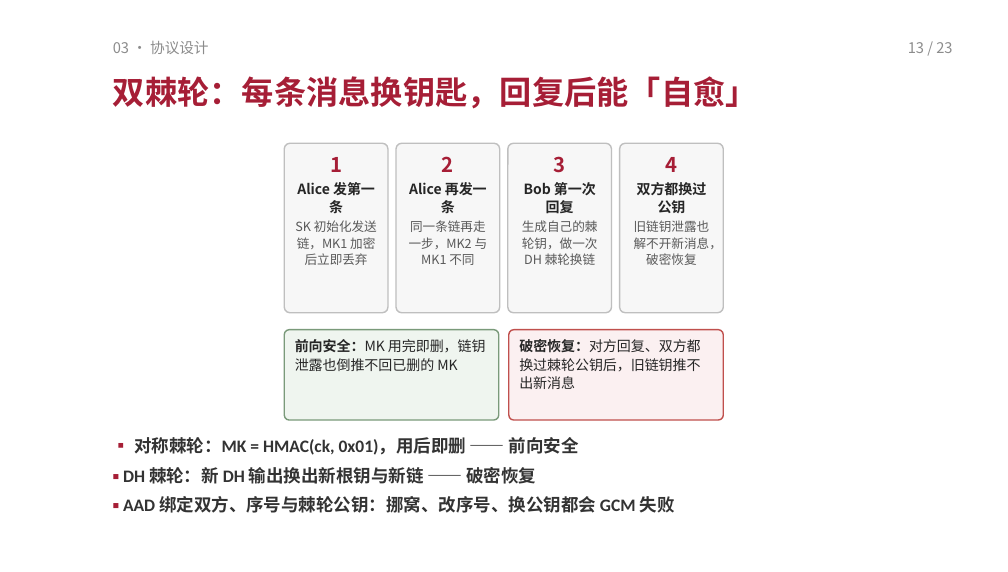
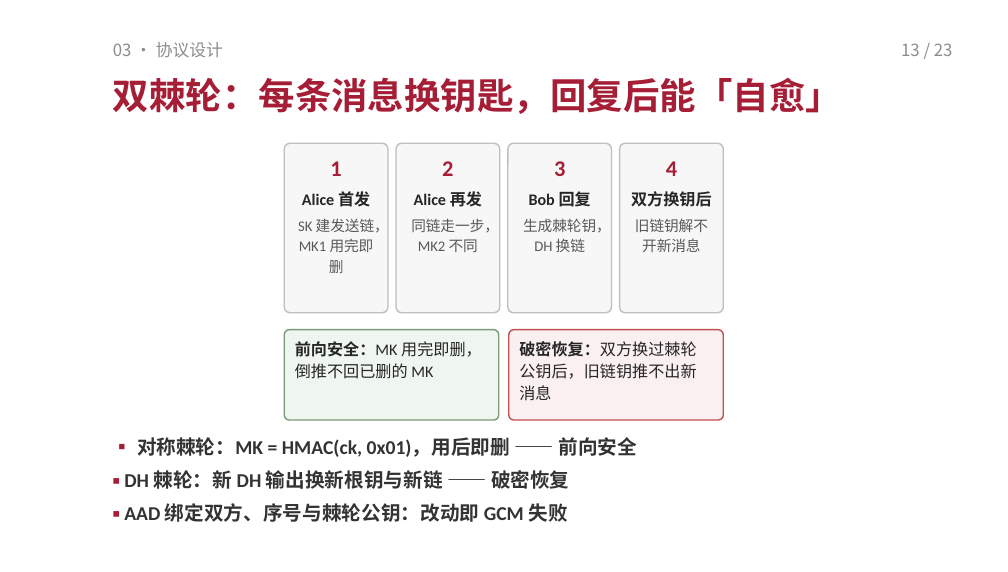
Before and after one commit to TomHaoZi/ECNUchat, a slide deck: slide 13 of 中期汇报/ECNUchat-中期汇报.pptx. Drawn at 1008x572 pixels with LibreOffice and Linux fonts; fonts in the diff are those of the drawing. Boxes give left, top, right and bottom in pixels: in the first picture for what was removed or moved away, otherwise in the second. Text is boxed around its words. In the diff, an @@ line names an element or a change of style, - is before the commit and + after.

Commit message:
PPT 再精简大字版：标题 26 磅、正文 13.5–14.5 磅，每页只留短句要点；图解文字同步放大并删繁就简；预览 PDF 重新生成

```diff
--- a/中期汇报/ECNUchat-中期汇报.pptx
+++ b/中期汇报/ECNUchat-中期汇报.pptx
@@ text "03 · 协议设计" at box(113, 42, 223, 57): size 10.5 to 12 pt @@
@@ text "13 / 23" at box(901, 43, 953, 56): size 10.5 to 12 pt @@
@@ text "双棘轮：每条消息换钥匙，回复后能「自愈」" at box(113, 77, 842, 114): size 23 to 26 pt @@
@@ text in rounded rectangle at box(330, 161, 341, 176): size 14.5 to 16 pt, font Noto Sans CJK SC to Calibri in "1"; line spacing 1.08 to 1.15; more space between paragraphs @@
@@ text in rounded rectangle at box(442, 161, 453, 176): size 14.5 to 16 pt, font Noto Sans CJK SC to Calibri in "2"; line spacing 1.08 to 1.15; more space between paragraphs @@
@@ text in rounded rectangle at box(554, 161, 565, 176): size 14.5 to 16 pt, font Noto Sans CJK SC to Calibri in "3"; line spacing 1.08 to 1.15; more space between paragraphs @@
@@ text in rounded rectangle at box(666, 161, 677, 176): size 14.5 to 16 pt, font Noto Sans CJK SC to Calibri in "4"; line spacing 1.08 to 1.15; more space between paragraphs @@
@@ text in rounded rectangle at box(298, 191, 389, 273): text changed; size 9 to 10.5 pt; font Noto Sans CJK SC to Calibri @@
-Alice 发第一条
-SK 初始化发送链，MK1 加密后立即丢弃
+Alice 首发
+SK 建发送链，MK1 用完即删
@@ text in rounded rectangle at box(411, 191, 499, 252): text changed; size 9 to 10.5 pt; font Noto Sans CJK SC to Calibri @@
-Alice 再发一条
-同一条链再走一步，MK2 与 MK1 不同
+Alice 再发
+同链走一步，MK2 不同
@@ text in rounded rectangle at box(523, 189, 611, 252): text changed; size 9 to 10.5 pt; font Noto Sans CJK SC to Calibri @@
-Bob 第一次回复
-生成自己的棘轮钥，做一次 DH 棘轮换链
+Bob 回复
+生成棘轮钥，DH 换链
@@ text in rounded rectangle at box(631, 191, 712, 252): text changed; size 9 to 10.5 pt; font Noto Sans CJK SC to Calibri @@
-双方都换过公钥
-旧链钥泄露也解不开新消息，破密恢复
+双方换钥后
+旧链钥解不开新消息
@@ text in rounded rectangle at box(295, 341, 482, 379): text changed; size 10 to 11.5 pt; font Noto Sans CJK SC to Calibri @@
-前向安全：MK 用完即删，链钥泄露也倒推不回已删的 MK
+前向安全：MK 用完即删，倒推不回已删的 MK
@@ text in rounded rectangle at box(519, 341, 696, 401): text changed; size 10 to 11.5 pt; font Noto Sans CJK SC to Calibri @@
-破密恢复：对方回复、双方都换过棘轮公钥后，旧链钥推不出新消息
+破密恢复：双方换过棘轮公钥后，旧链钥推不出新消息
@@ text at box(137, 437, 637, 457): size 12.5 to 14 pt in "▪ 对称棘轮：MK = HMAC(ck, 0x01)，用后即删 —— 前向安全" @@
@@ text at box(124, 470, 570, 522): text changed; size 12.5 to 14 pt @@
-▪ DH 棘轮：新 DH 输出换出新根钥与新链 —— 破密恢复
-▪ AAD 绑定双方、序号与棘轮公钥：挪窝、改序号、换公钥都会 GCM 失败
+▪ DH 棘轮：新 DH 输出换新根钥与新链 —— 破密恢复
+▪ AAD 绑定双方、序号与棘轮公钥：改动即 GCM 失败
```
Also in this commit, not shown: 20 other slides changed, 2 other files.
